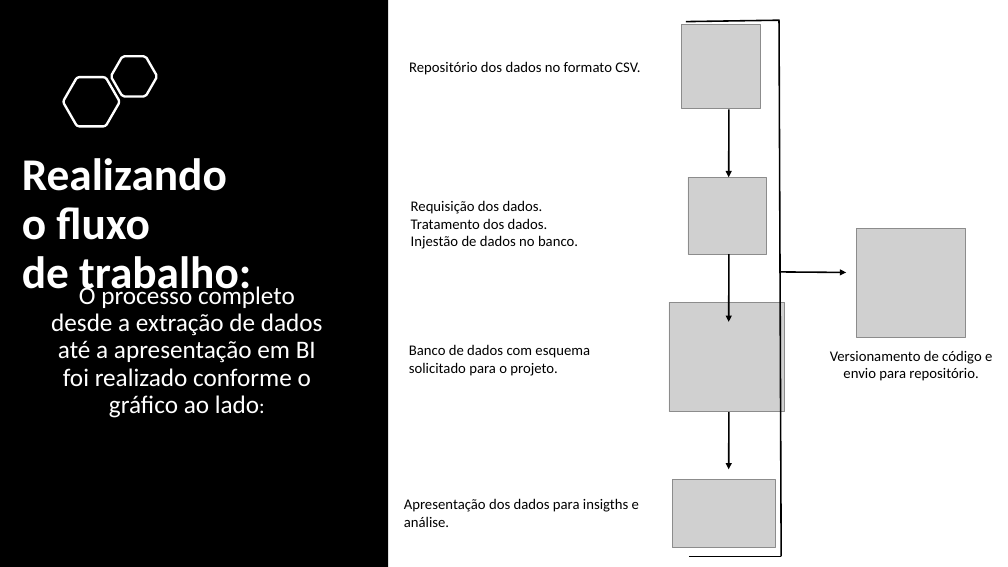
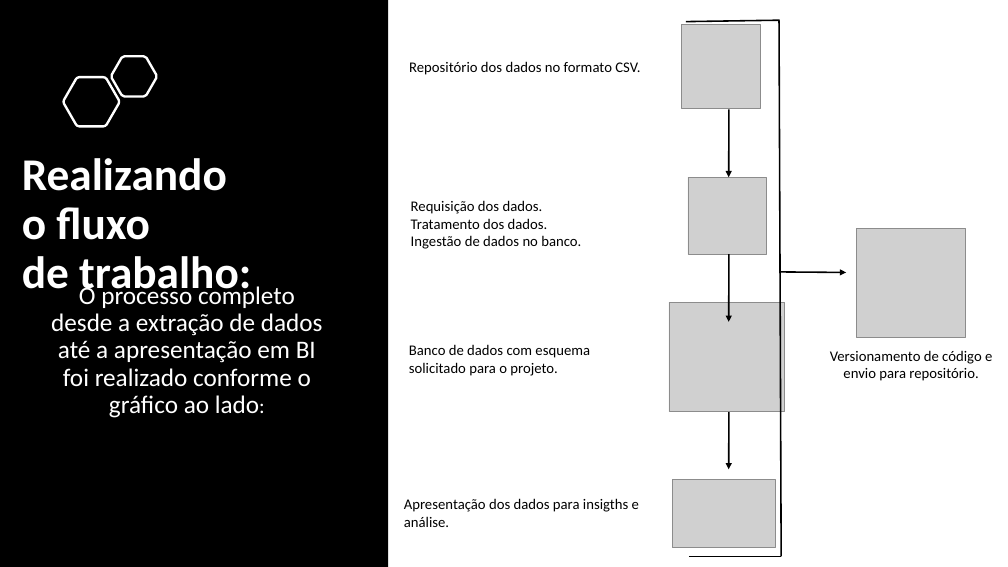
Before and after one commit to pablo-sa-souza/PitchCompasso, a slide deck: slide 8 of Pag apresentação.pptx. Drawn at 1008x567 pixels with LibreOffice and Linux fonts; fonts in the diff are those of the drawing; grey boxes stand for pictures. Boxes give left, top, right and bottom in pixels: in the first picture for what was removed or moved away, otherwise in the second. Text is boxed around its words. In the diff, an @@ line names an element or a change of style, - is before the commit and + after.

```diff
--- a/Pag apresentação.pptx
+++ b/Pag apresentação.pptx
@@ text at (411,235,581,249): text changed @@
-Injestão de dados no banco.
+Ingestão de dados no banco.
```
Also in this commit, not shown: 6 other slides changed, 1 other file.
